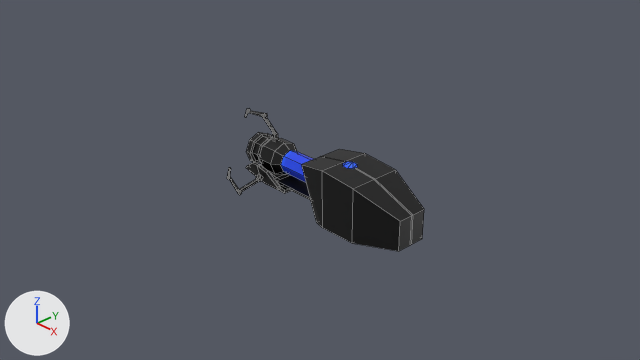
What one commit did to the Blender file models/portaltest_gun.blend.
Before and after are seen from the file's camera 'Camera'. The lights are fixed; the arrows at lower left show +X, +Y and +Z. Mesh edges are drawn as thin lines.
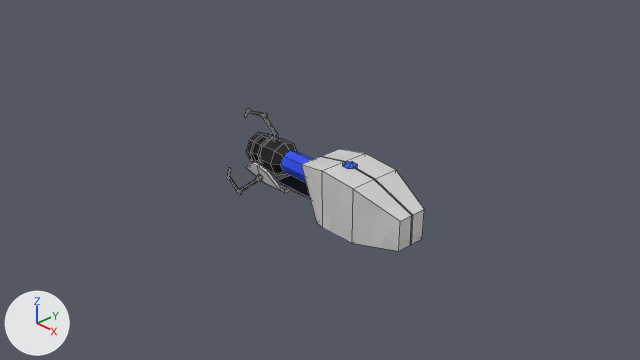
The newer file is also turned or shifted as a whole; pictures and numbers use the older file's frame.

Pixel boxes (x1, y1, x2, y2) of what changed, in the pictures (640 x 360 px):
```json
{"object": "Cube", "change": "surface changed", "before": [246, 137, 424, 251], "after": [246, 137, 424, 251], "on screen": "black to grey"}
```

Scene script edits in JSON lines:
```json
{"op": "add", "block": "img_portaltest_gun_png", "code": ["img_portaltest_gun_png = load_image('portaltest_gun.png', '../textures/portaltest_gun.png', 32, 32, 'sRGB')"]}
{"op": "set", "path": "mat_material.texture", "old": "img_portaltest_gun_blue_tube_png", "new": "img_portaltest_gun_png"}
```
